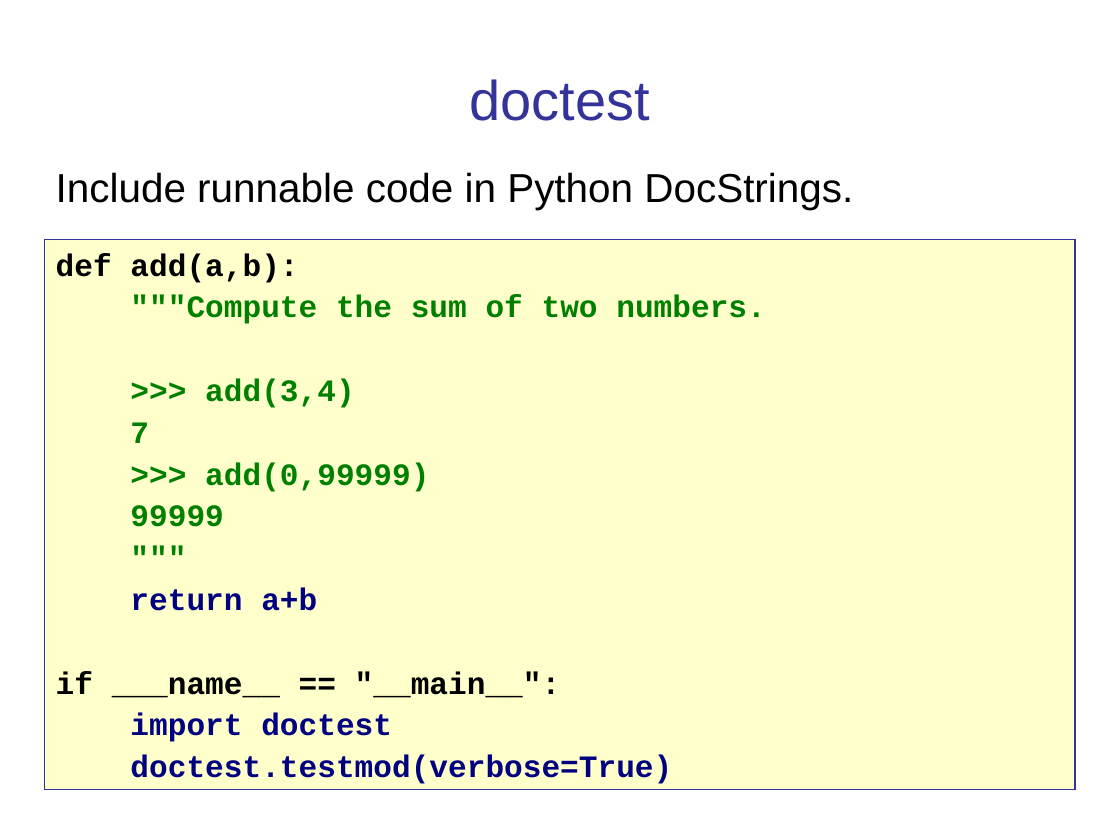
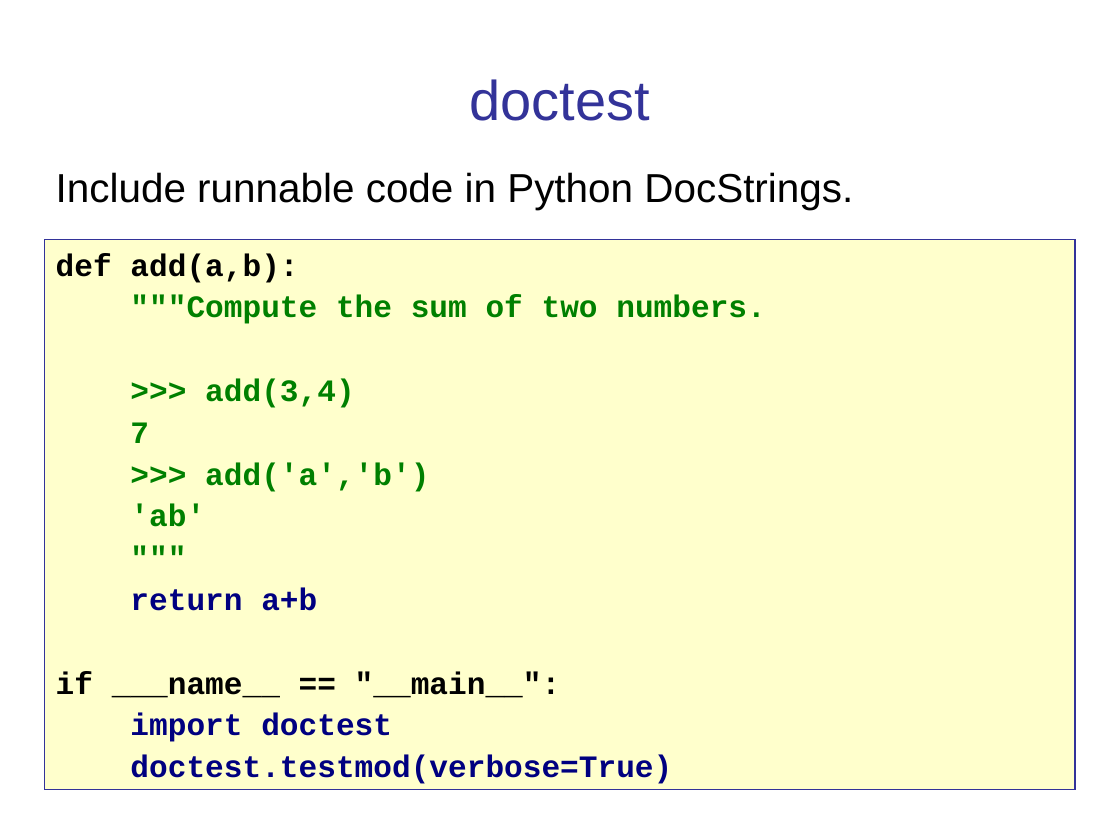
Before and after one commit to cpske/ISP, a slide deck: slide 9 of testing/PythonUnitTest.ppt. Drawn at 1120x840 pixels with LibreOffice and Linux fonts; fonts in the diff are those of the drawing. Boxes give left, top, right and bottom in pixels: in the first picture for what was removed or moved away, otherwise in the second. Text is boxed around its words. In the diff, an @@ line names an element or a change of style, - is before the commit and + after.

```diff
--- a/testing/PythonUnitTest.ppt
+++ b/testing/PythonUnitTest.ppt
@@ text in rectangle at (x1=130, y1=462, x2=429, y2=527): text changed @@
->>> add(0,99999)
-99999
+>>> add('a','b')
+'ab'
```
Also in this commit, not shown: 5 other slides changed, 1 slide added, 23 other files.
